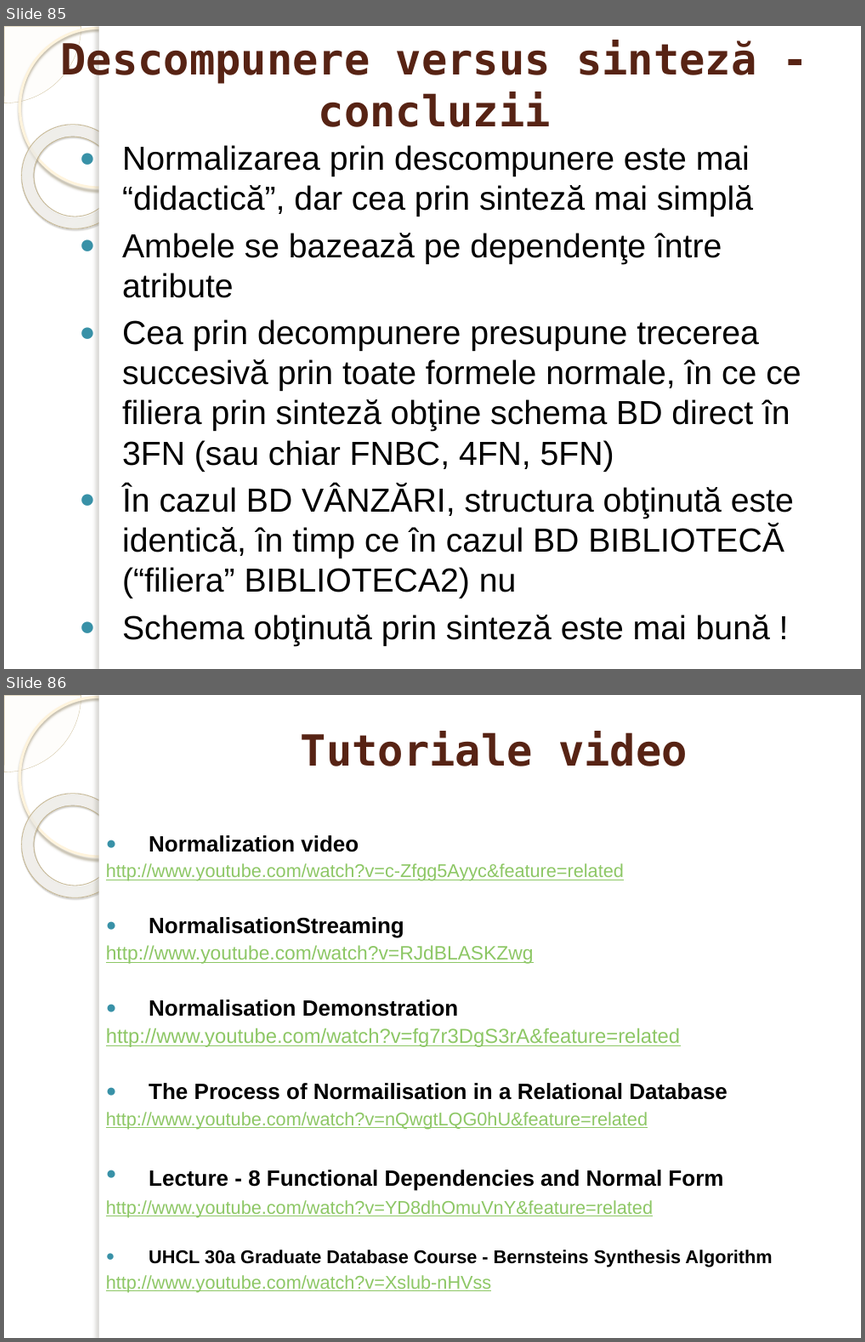
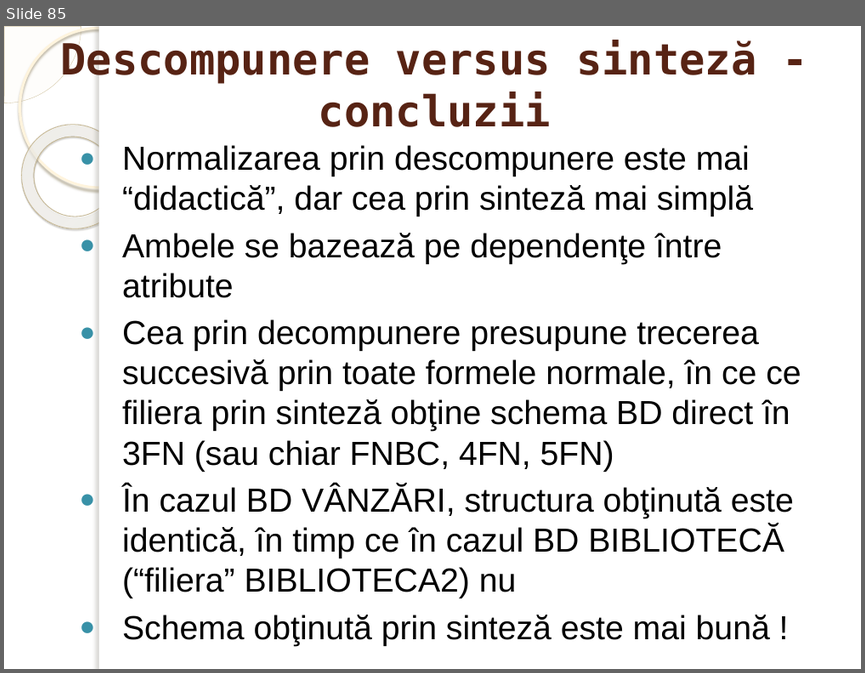
Before and after one commit to marinfotache/Baze-de-date-I, a slide deck: 03_Proiectarea BD prin normalizare/03c_FormeNormale_Descompunere_vs_Sinteza. Doua cazuri practice.pptx. Shown one above the other, each under a label of ours: slides 85 and 86 before the commit, slide 85 after it. The pictures are 865x1342 and 865x673 pixels, drawn with LibreOffice and Linux fonts; fonts in the diff are those of the drawing; background and template pictures are left out. Boxes give left, top, right and bottom in pixels: in the first picture for what was removed or moved away, otherwise in the second. Text is boxed around its words. In the diff, an @@ line names an element or a change of style, - is before the commit and + after.

```diff
--- a/03_Proiectarea BD prin normalizare/03c_FormeNormale_Descompunere_vs_Sinteza. Doua cazuri practice.pptx
+++ b/03_Proiectarea BD prin normalizare/03c_FormeNormale_Descompunere_vs_Sinteza. Doua cazuri practice.pptx
@@ slide 86 removed at (4,695,861,1338), background picture (left out); not listed: 5 template elements that a slide beside it also shows @@
@@ title removed at (301,731,687,766) @@
-Tutoriale video
@@ text removed at (106,835,772,1292) @@
-● Normalization video
-http://www.youtube.com/watch?v=c-Zfgg5Ayyc&feature=related
-● NormalisationStreaming
-http://www.youtube.com/watch?v=RJdBLASKZwg
-● Normalisation Demonstration
-http://www.youtube.com/watch?v=fg7r3DgS3rA&feature=related
-● The Process of Normailisation in a Relational Database
-http://www.youtube.com/watch?v=nQwgtLQG0hU&feature=related
-● Lecture - 8 Functional Dependencies and Normal Form
-http://www.youtube.com/watch?v=YD8dhOmuVnY&feature=related
-● UHCL 30a Graduate Database Course - Bernsteins Synthesis Algorithm
-http://www.youtube.com/watch?v=Xslub-nHVss
```
Also in this commit, not shown: 1 other file.
